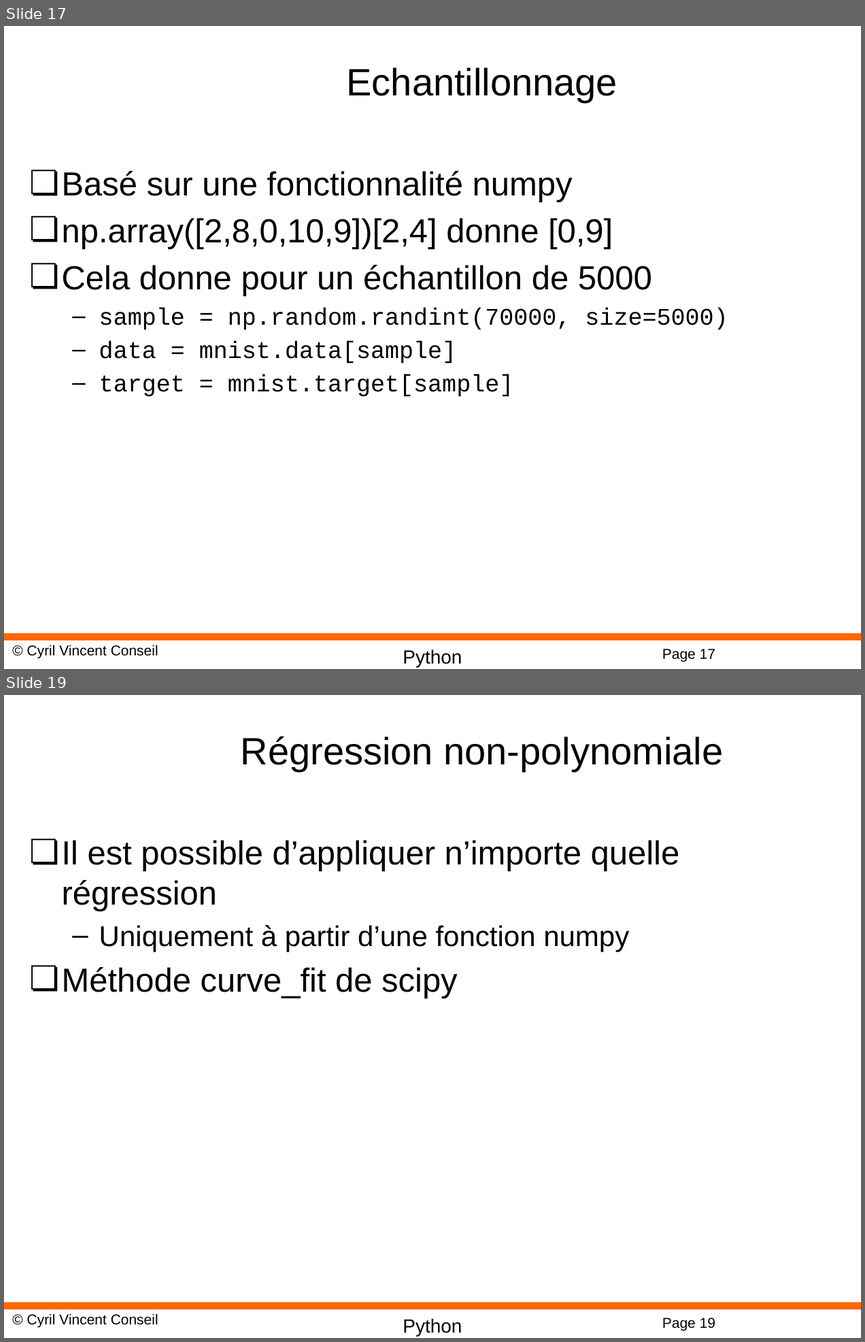
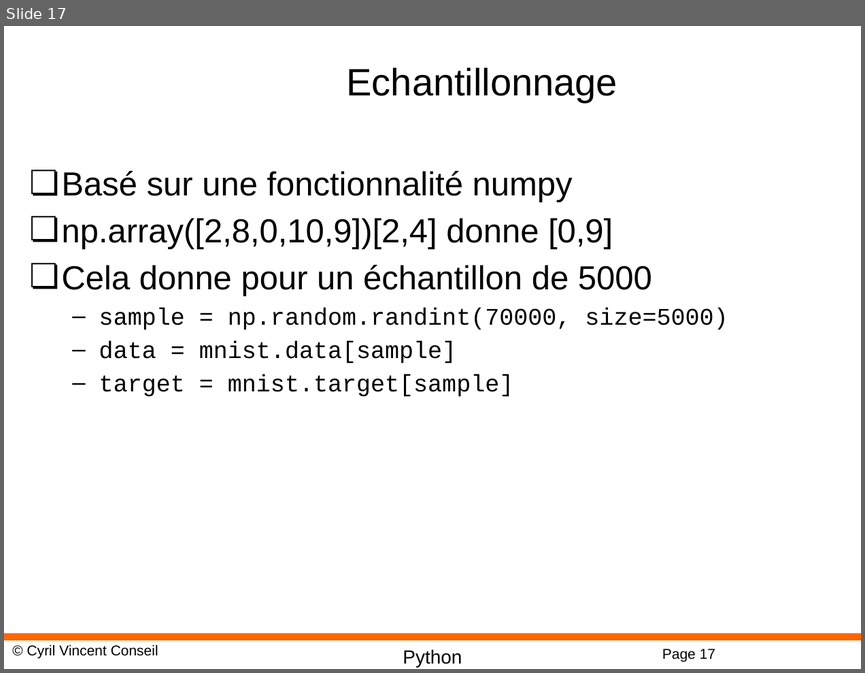
Before and after one commit to cyrilvincent/ML, a slide deck: PPT/MachineLearning13-ScikitLearn.pptx. Shown one above the other, each under a label of ours: slides 17 and 19 before the commit, slide 17 after it; the slides between them are not shown. The pictures are 865x1342 and 865x673 pixels, drawn with LibreOffice and Linux fonts; fonts in the diff are those of the drawing; background and template pictures are left out. Boxes give left, top, right and bottom in pixels: in the first picture for what was removed or moved away, otherwise in the second. Text is boxed around its words. In the diff, an @@ line names an element or a change of style, - is before the commit and + after.

```diff
--- a/PPT/MachineLearning13-ScikitLearn.pptx
+++ b/PPT/MachineLearning13-ScikitLearn.pptx
@@ slide 19 removed at bbox=[4, 695, 861, 1338], background #FFFFFF; not listed: 4 template elements that a slide beside it also shows @@
@@ title removed at bbox=[241, 736, 723, 772] @@
-Régression non-polynomiale
@@ text removed at bbox=[62, 840, 680, 998] @@
-❏ Il est possible d’appliquer n’importe quelle régression
-  – Uniquement à partir d’une fonction numpy
-❏ Méthode curve_fit de scipy
```
Also in this commit, not shown: 1 other slide removed, 2 other files.
